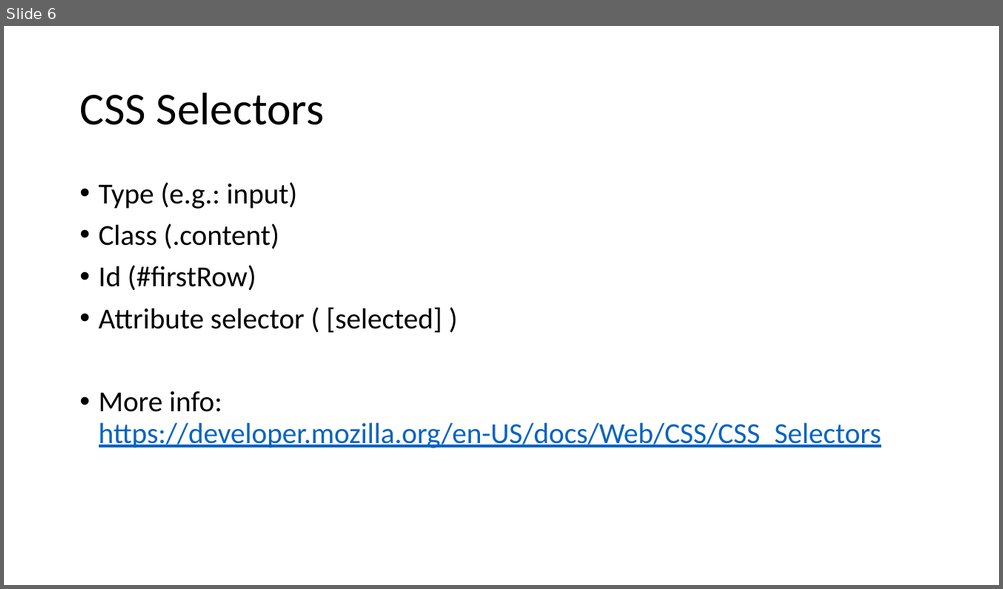
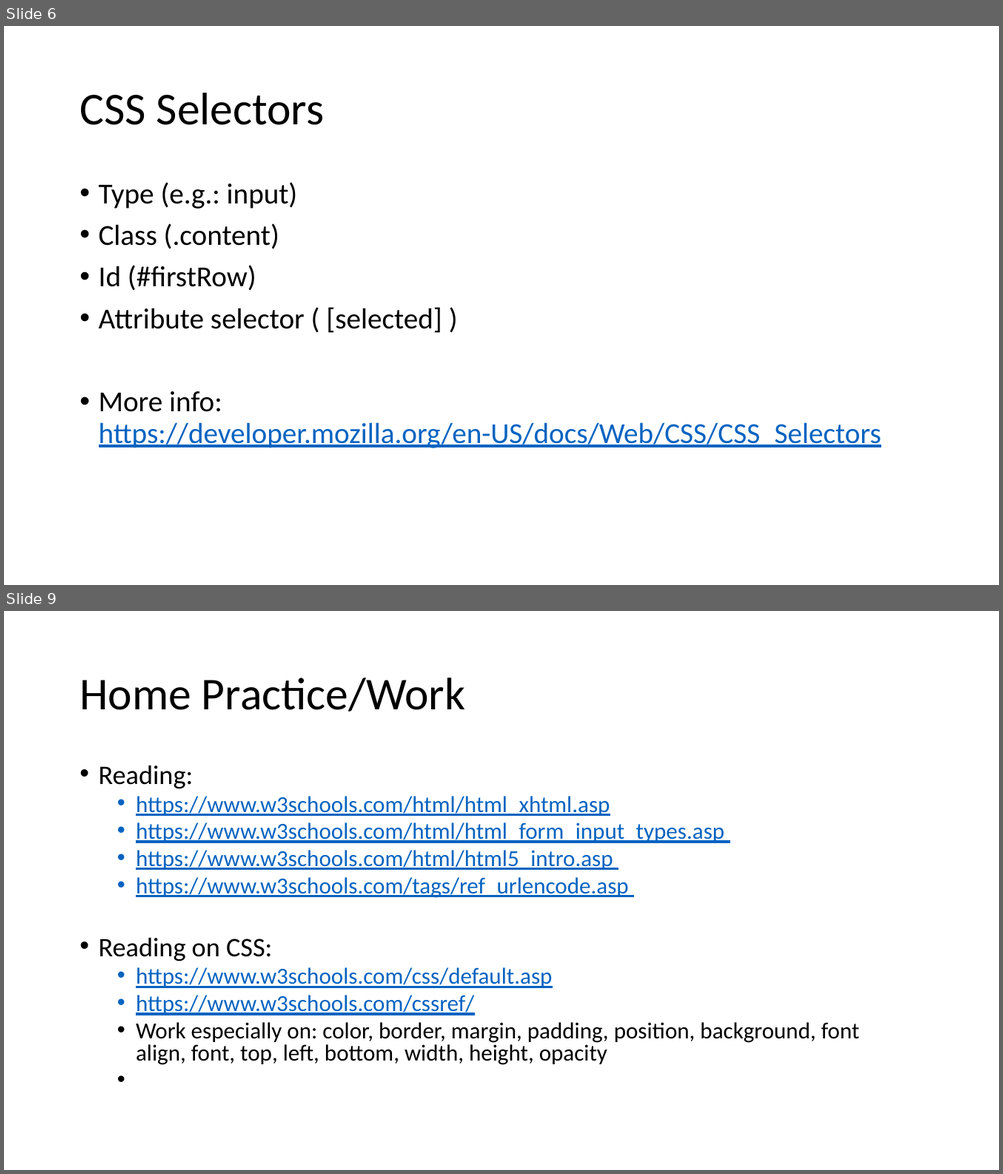
Before and after one commit to eugen8/GrandviewClass2019, a slide deck: Lesson3/Lesson 3.pptx. Shown one above the other, each under a label of ours: slide 6 before the commit, slides 6 and 9 after it; the slides between them are not shown. The pictures are 1003x589 and 1003x1174 pixels, drawn with LibreOffice and Linux fonts; fonts in the diff are those of the drawing. Boxes give left, top, right and bottom in pixels: in the first picture for what was removed or moved away, otherwise in the second. Text is boxed around its words. In the diff, an @@ line names an element or a change of style, - is before the commit and + after.

```diff
--- a/Lesson3/Lesson 3.pptx
+++ b/Lesson3/Lesson 3.pptx
@@ slide 9 added at <box>4,611,999,1170</box>, background #FFFFFF @@
@@ title added at <box>79,678,465,712</box>, 44 pt, text #000000 @@
+Home Practice/Work
@@ text added at <box>99,765,859,1065</box>, 22.2 pt, text #0563C1, underline @@
+• Reading:
+  • https://www.w3schools.com/html/html_xhtml.asp
+  • https://www.w3schools.com/html/html_form_input_types.asp
+  • https://www.w3schools.com/html/html5_intro.asp
+  • https://www.w3schools.com/tags/ref_urlencode.asp
+• Reading on CSS:
+  • https://www.w3schools.com/css/default.asp
+  • https://www.w3schools.com/cssref/
+  • Work especially on: color, border, margin, padding, position, background, font
+    align, font, top, left, bottom, width, height, opacity
```
Also in this commit, not shown: 2 slides changed, 1 other slide added.
